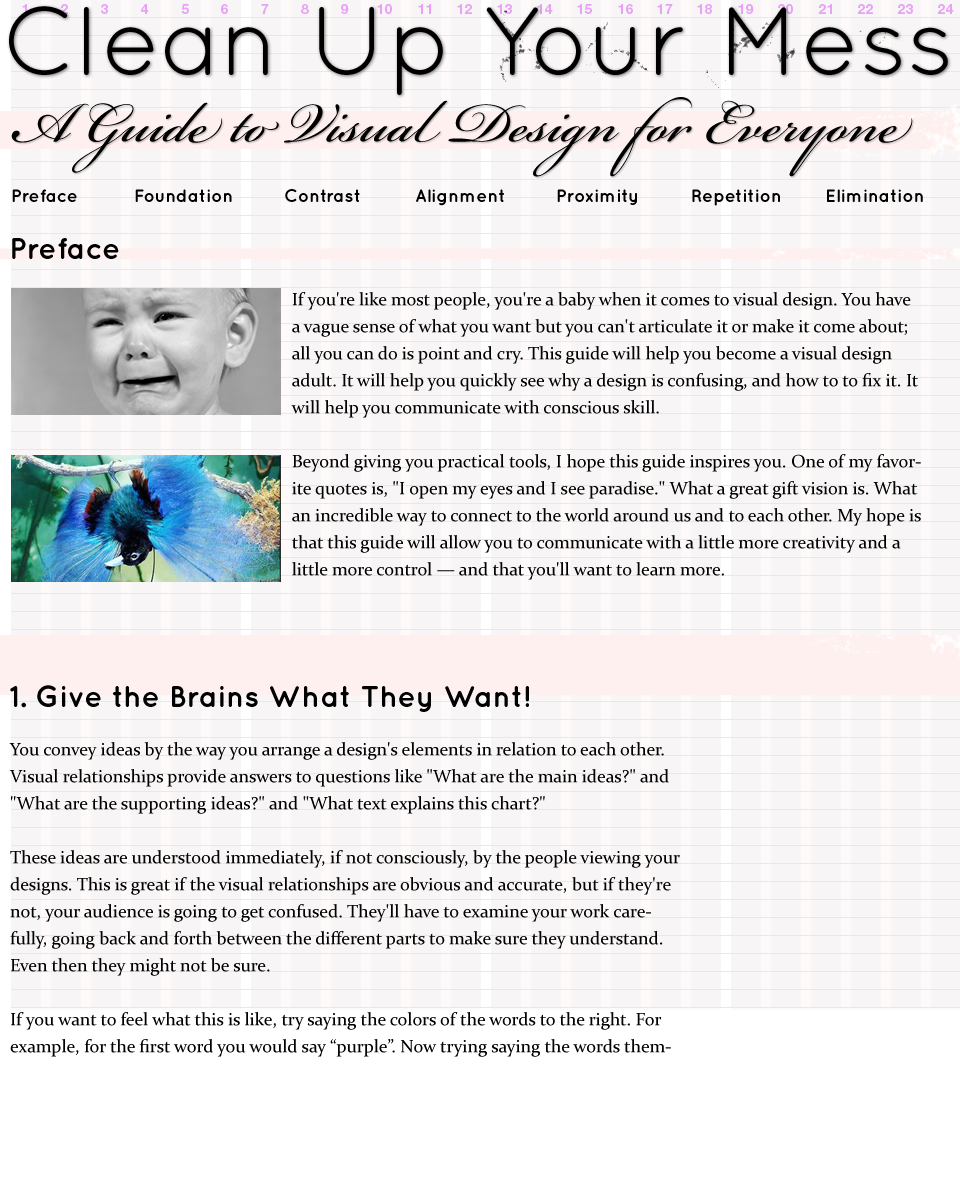
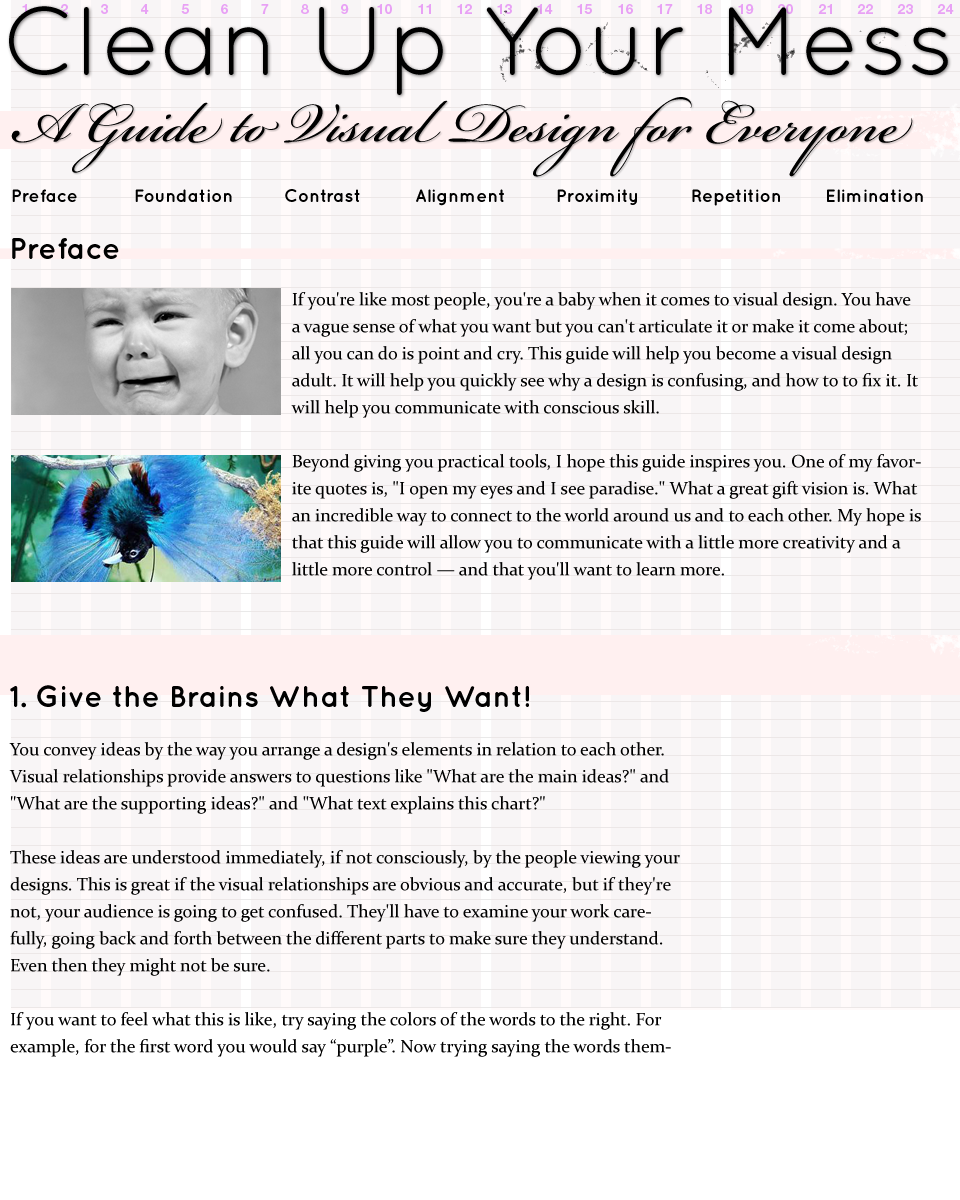
Layered file, before and after one edit (960 × 1200). Changes by layer:
painted on "blue-bird-of-paradise" over [11, 455, 281, 582]
